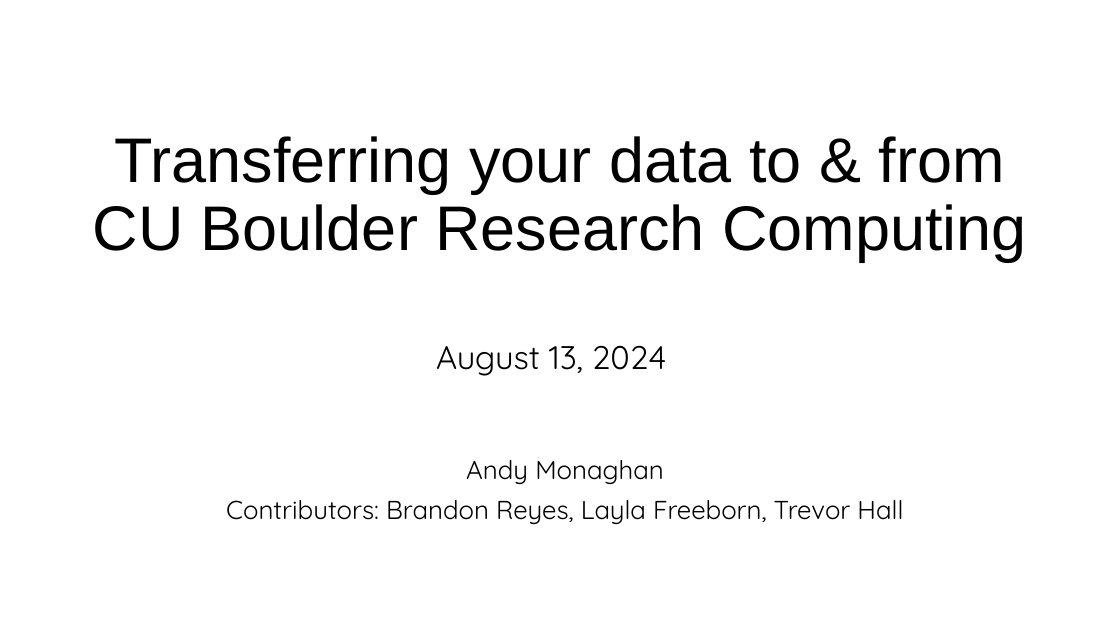
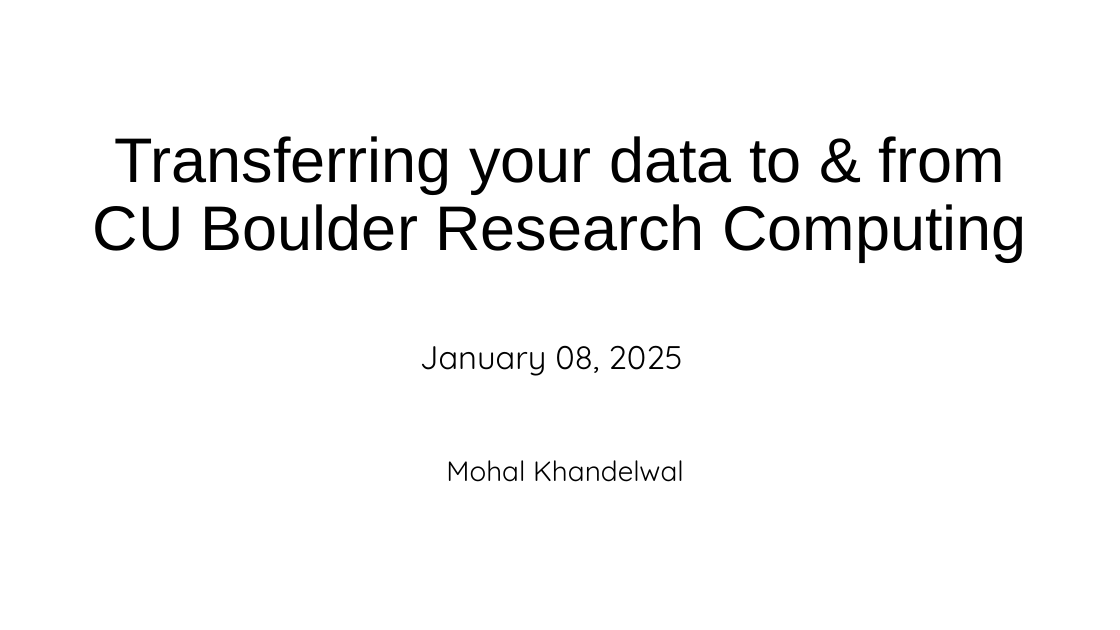
Before and after one commit to mohalkh5/hpc_fundamentals_micro_credential, a slide deck: slide 1 of transferring_data/File_transfer.pptx. Drawn at 1120x630 pixels with LibreOffice and Linux fonts; fonts in the diff are those of the drawing; background and template pictures are left out. Boxes give left, top, right and bottom in pixels: in the first picture for what was removed or moved away, otherwise in the second. Text is boxed around its words. In the diff, an @@ line names an element or a change of style, - is before the commit and + after.

Commit message:
Updating File_Transfer.pdf and File_Transfer.pptx (#12)
* Updating File_Transfer.pdf and File_Transfer.pptx

c1: Updates made:
 - updated the date
 - added UST slide
 - fixed 2 links for RTD

c2: Updating File_Transfer.pdf and File_Transfer.pptx
 - removed UST slide

```diff
--- a/transferring_data/File_transfer.pptx
+++ b/transferring_data/File_transfer.pptx
@@ text at [420,345,682,376]: text changed @@
-August 13, 2024
+January 08, 2025
@@ subtitle at [446,460,684,482]: text changed; size 22.2 to 24 pt @@
-Andy Monaghan
-Contributors: Brandon Reyes, Layla Freeborn, Trevor Hall
+Mohal Khandelwal
```
Also in this commit, not shown: 19 other slides changed, 1 other file.
